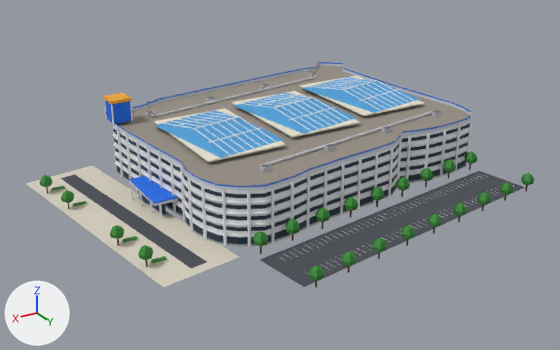
One commit to the glTF model public/models/landmark/mal-ska-lod0.glb: the scene before it, then after it.
Before and after are seen from a camera (50 mm lens) standing at (175.0, 284.0, 136.0) and looking at (19.0, 23.0, 6.0). Lighting does not change. The marker at lower left points along +X, +Y and +Z. The first picture is the older version. Vertices at exactly the same position are counted once.

Names of what the first picture shows: 'mal-ska_LOD0'.
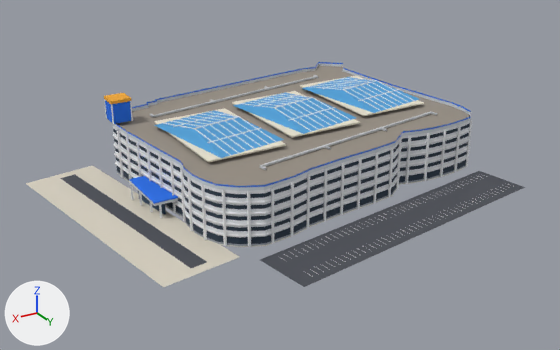
Boxes [x1, y1, x2, y2] around the edits, measured in the pictures (560 x 350 px):
'mal-ska_LOD0', reshaped: before [26, 62, 534, 288]; after [26, 62, 525, 287]
part 1 of me_mal_ska_lod0, deleted: before [39, 72, 534, 288]

The change in detail:
me_mal_ska_lod0 is used by ob_mal_ska_lod0; location (0.0, 0.0, 0.0).
me_mal_ska_lod0 had 3558 vertices, 4828 faces and spanned x -73.0..111.0, y -65.0..101.0, z 0.0..34.0.
me_mal_ska_lod0 now has 2750 vertices, 3620 faces and spans x -73.0..111.0, y -65.0..96.0, z 0.0..34.0.
me_mal_ska_lod0 part 1: 67 loose pieces with 800 vertices, spanning x -72.0..108.0, y -49.0..101.0, z 0.0..25.0, are deleted.
Other edits to the shape of me_mal_ska_lod0 do not show in these pictures.
